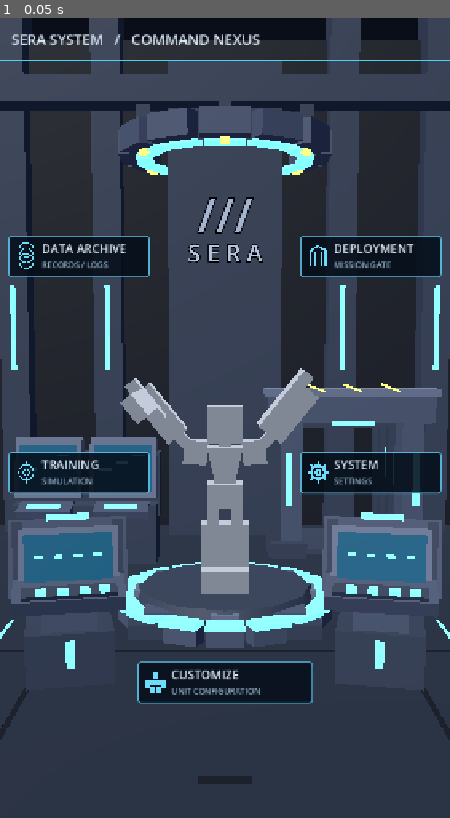
Above: before the commit, frame 1.
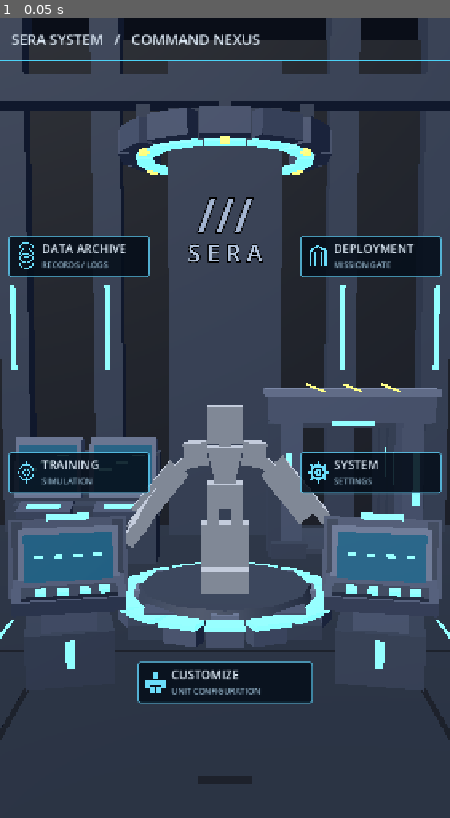
Above: after the commit, the same moment.

Repository: shejklgaia-png/-
Game: Godot game, scene res://scenes/command_nexus.tscn
Two runs of this game, one before a commit and one after it. Both use one fixed random seed, a clock stepped at 60 frames per second and the inputs below. This scene is started directly instead of the project's main scene.
Inputs:
- Up to frame 1 (0.05 s): no input

The runs differ from the first frame. In frame 1, 2.4% of the frame differs, in the area x 26-74%, y 43-67%.

Commit message:
fix(v120): rotate neutral display arms downward about positive Z

Diff:
--- a/scripts/command_nexus.gd
+++ b/scripts/command_nexus.gd
@@ -131,7 +131,7 @@
         bone.quaternion = bind_rotations[uid]
         bone.scale = Vector3.ONE
         if arm_angles.has(bone.name):
-            bone.quaternion = bone.quaternion * Quaternion(Vector3.FORWARD, deg_to_rad(float(arm_angles[bone.name])))
+            bone.quaternion = bone.quaternion * Quaternion(Vector3.BACK, deg_to_rad(float(arm_angles[bone.name])))
 
 func _camera() -> void:
     var cam := Camera3D.new()
